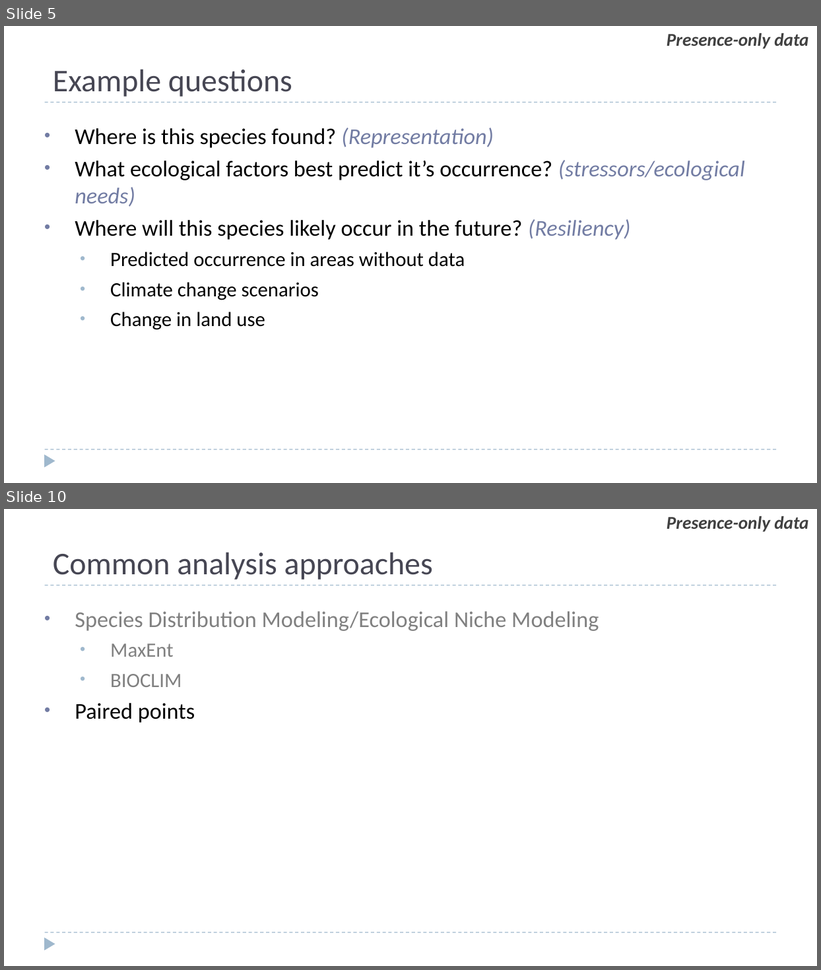
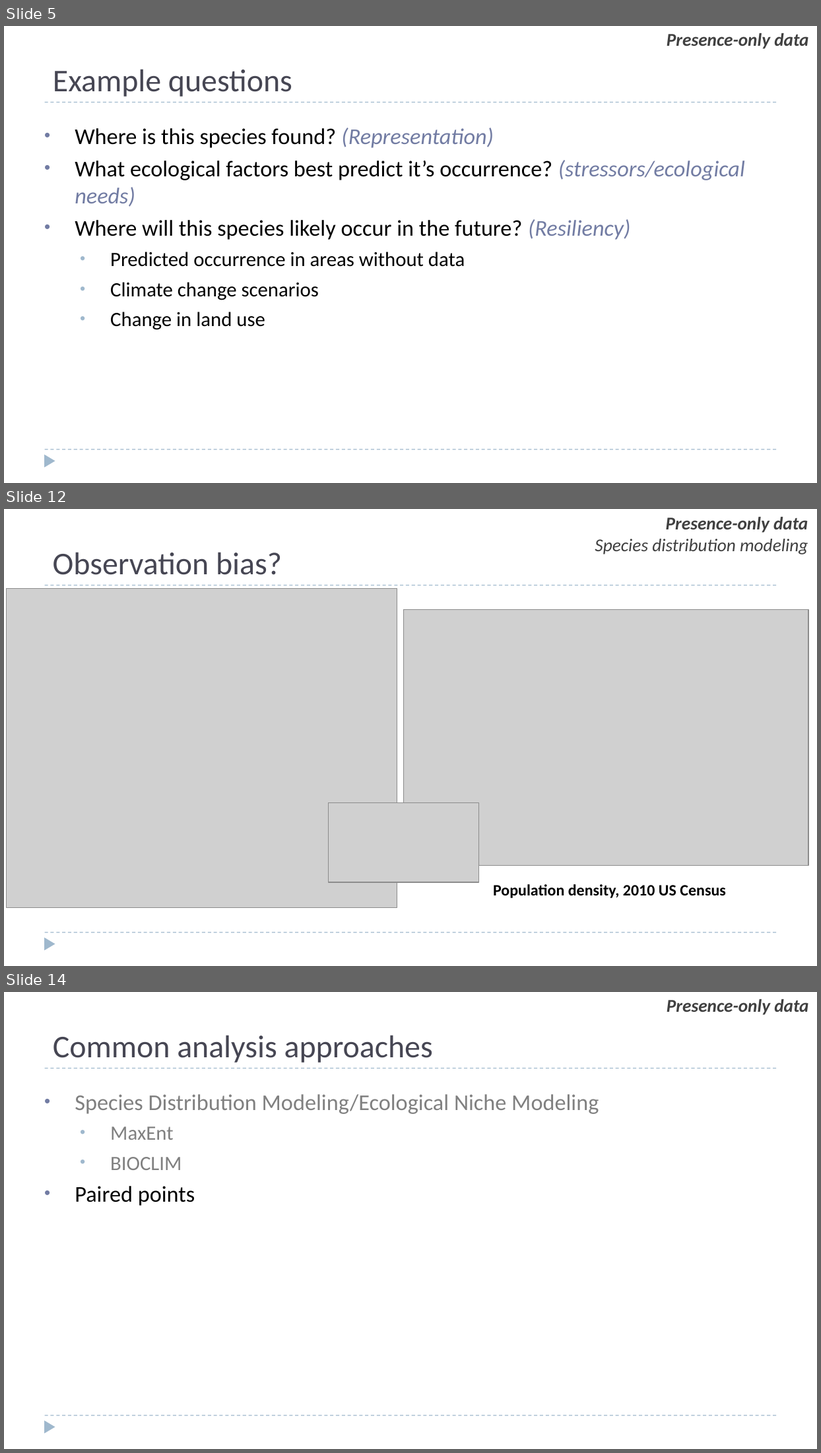
Before and after one commit to ssa200/ssa200.github.io, a slide deck: static/lectures/03_occ-data.pptx. Shown one above the other, each under a label of ours: slides 5 and 10 before the commit, slides 5, 12 and 14 after it; the slides between them are not shown. The pictures are 821x970 and 821x1453 pixels, drawn with LibreOffice and Linux fonts; fonts in the diff are those of the drawing; grey boxes stand for pictures; background and template pictures are left out. Boxes give left, top, right and bottom in pixels: in the first picture for what was removed or moved away, otherwise in the second. Text is boxed around its words. In the diff, an @@ line names an element or a change of style, - is before the commit and + after.

```diff
--- a/static/lectures/03_occ-data.pptx
+++ b/static/lectures/03_occ-data.pptx
@@ slide 12 added at (4, 509, 817, 966), background #FFFFFF; not listed: 3 template elements that a slide beside it also shows @@
@@ text added at (595, 517, 808, 555), 16 pt, text #404040, italic @@
+Presence-only data
+Species distribution modeling
@@ title added at (53, 552, 282, 575), 28 pt, text #464653 @@
+Observation bias?
@@ picture added at (7, 589, 397, 908) @@
@@ picture added at (404, 610, 809, 866) @@
@@ picture added at (329, 803, 479, 882) @@
@@ text added at (493, 885, 726, 898), 14 pt, text #000000, bold @@
+Population density, 2010 US Census
@@ what was slide 10 is now slide 14 @@
```
Also in this commit, not shown: 4 slides changed, 4 other slides added, 3 slides removed, 9 other files.
